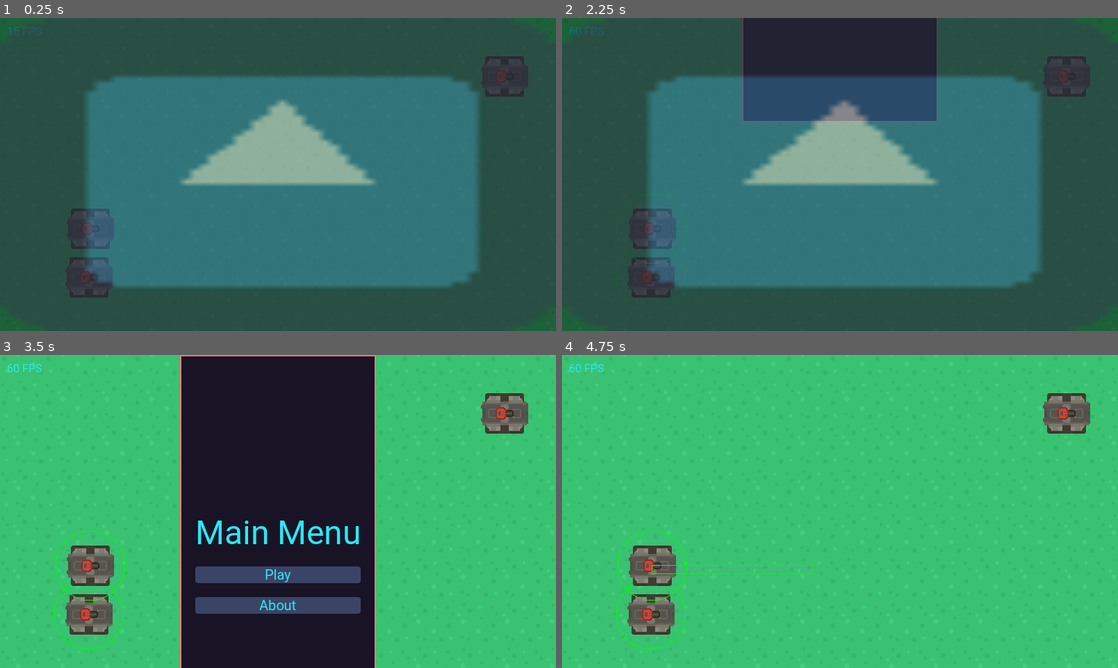
Above: before the commit, frames 1-4 (two rows, left to right).
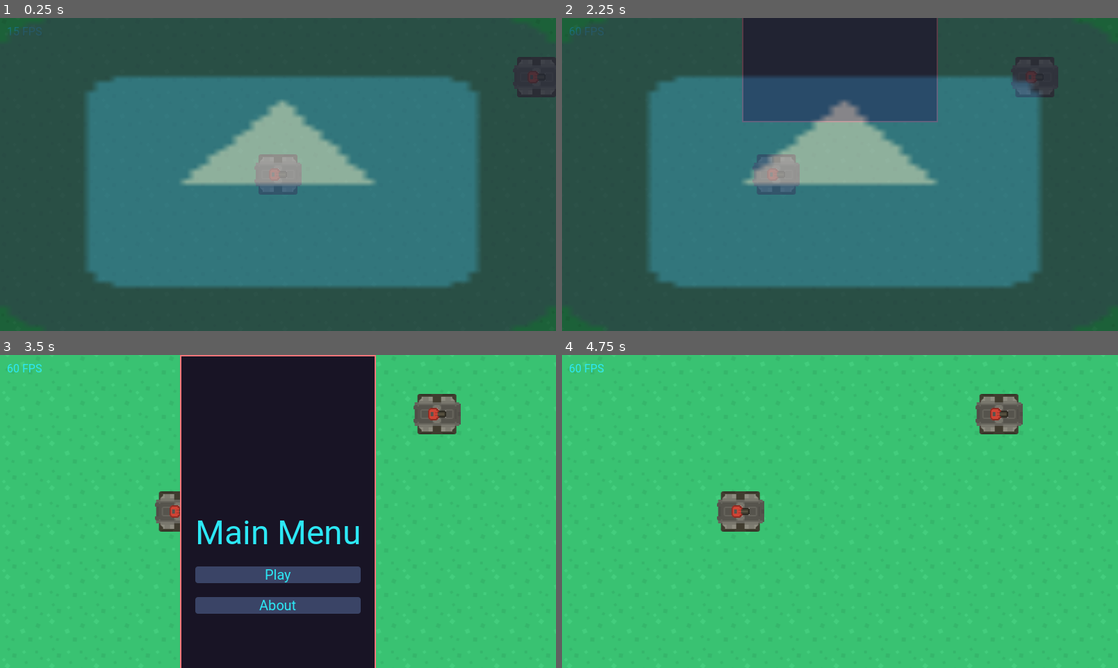
Above: after the commit, the same moments.

Repository: Bloodyaugust/rts-test
Game: Godot game, scene res://scenes/main.tscn
The game is run twice, just before and just after one commit, with the same random seed, the same clock (stepped at 60 frames per second) and the same inputs. The engine's default icon, where the game draws it, is replaced by a stand-in: a white triangle on a blue panel in a dark square.
Inputs (mouse positions are in pixels of both pictures, inside the frame that each line leads up to):
- Up to frame 1 (0.25 s): no input
- Up to frame 2 (2.25 s): tap Enter at 0.5, 2 s; move the mouse to (962, 158) at 0.52 s; press the mouse at (962, 158) at 0.53 s; hold Right (ui_right) 0.53-1.25 s; release the mouse at (962, 158) at 1.25 s; tap Space at 1.25 s; drag from (728, 190) to (650, 277) at 1.27 s; move the mouse to (895, 105) at 2.02 s; press the mouse at (895, 105) at 2.03 s; hold Right (ui_right) from 2.03 s (still down)
- Up to frame 3 (3.5 s): release Right (ui_right) at 2.75 s; release the mouse at (333, 442) at 2.75 s; click "Play" at 2.75 s
- Up to frame 4 (4.75 s): click "Play" at 3.5 s; drag from (812, 574) to (650, 564) at 4.27 s

The runs differ from the first frame. In frame 1, 2.7% of the frame differs, in the area x 11-100%, y 12-90%; in frame 2, 2.9%; in frame 3, 4.7%; in frame 4, 5.3%, in the area x 9-95%, y 12-94%.
Error after the commit: Invalid operands 'Vector2' and 'Nil' in operator '-'. (res://scripts/controllers/UnitController.gd:17)

Commit message:
Fix and clean unit selection code

Diff:
--- a/scenes/main.tscn
+++ b/scenes/main.tscn
@@ -140,8 +140,7 @@
 text = "Main Menu"
 
 [node name="BetterCam" parent="." instance=ExtResource("5")]
-key_movement = false
-mouse_drag = false
+zoom_min = 0.25
 zoom_max = 1.0
 
 [node name="TileMap" type="TileMap" parent="." groups=["map"]]
@@ -150,13 +149,20 @@
 layer_0/tile_data = PackedInt32Array(65536, 1, 0, 0, 1, 0, -131077, 1, 0, -65541, 1, 0, 65531, 1, 0, 131067, 1, 0, 1966 …(18753 unchanged characters)…
 
 [node name="Tank" parent="." instance=ExtResource("8_hq8jo")]
-position = Vector2(-272, 148)
+position = Vector2(-300, 438)
 
 [node name="Tank3" parent="." instance=ExtResource("8_hq8jo")]
-position = Vector2(-270, 78)
+position = Vector2(372, -140)
 
 [node name="Tank2" parent="." instance=ExtResource("8_hq8jo")]
-position = Vector2(326, -141)
+position = Vector2(340, 431)
+Team = 1
+
+[node name="Tank4" parent="." instance=ExtResource("8_hq8jo")]
+Team = 1
+
+[node name="Tank5" parent="." instance=ExtResource("8_hq8jo")]
+position = Vector2(-456, -250)
 Team = 1
 
 [node name="UnitController" type="Node2D" parent="."]
--- a/scripts/controllers/UnitController.gd
+++ b/scripts/controllers/UnitController.gd
@@ -3,49 +3,27 @@
 var _selection_box_start
 var _do_selection: bool = false
 
-var _test_time: float = 1.0
-
 func _draw():
   if _selection_box_start:
-    draw_rect(Rect2(_selection_box_start, get_global_mouse_position() - _selection_box_start).abs(), Color.GREEN, false, 1.0)
+    draw_rect(Rect2(_selection_box_start, get_global_mouse_position() - _selection_box_start).abs(), Color.GREEN, false, 4.0)
 
 func _physics_process(delta):
-  _test_time -= delta
-  if _test_time <= 0.0:
-    var _physics: PhysicsDirectSpaceState2D = get_world_2d().get_direct_space_state()
-    var _shape_query_params: PhysicsShapeQueryParameters2D = PhysicsShapeQueryParameters2D.new()
-    var _selection_rectangle: RectangleShape2D = RectangleShape2D.new()
-    var _temp_rect = Rect2(Vector2(-300.0, 0.0), Vector2(300.0, 300.0))
-    _selection_rectangle.size = _temp_rect.size
-    _shape_query_params.shape = _selection_rectangle
-    _shape_query_params.transform = _shape_query_params.transform.translated(_temp_rect.position)
-    print("Transform: ", _shape_query_params.transform)
+ if _do_selection:
+   var _mouse_position: Vector2 = get_global_mouse_position()
+   var _physics: PhysicsDirectSpaceState2D = get_world_2d().get_direct_space_state()
+   var _shape_query_params: PhysicsShapeQueryParameters2D = PhysicsShapeQueryParameters2D.new()
 
-    var _query_results = _physics.intersect_shape(_shape_query_params, 4096).map(func(dict): return dict["collider"])
-    _selection_box_start = null
-    _do_selection = false
+   var _selection_rect: RectangleShape2D = RectangleShape2D.new()
+   var _temp_rect = Rect2(_selection_box_start, get_global_mouse_position() - _selection_box_start).abs()
+   _selection_rect.size = _temp_rect.size
+   _shape_query_params.shape = _selection_rect
+   _shape_query_params.transform = Transform2D(0.0, _temp_rect.get_center())
 
-    Store.set_state("unit_selection", _query_results)
-    _test_time = 1.0
-#  if _do_selection:
-#    var _units: Array[Node] = get_tree().get_nodes_in_group("units")
-#    var _mouse_position: Vector2 = get_global_mouse_position()
-#    var _physics: PhysicsDirectSpaceState2D = get_world_2d().get_direct_space_state()
-#    var _point_query_params: PhysicsPointQueryParameters2D = PhysicsPointQueryParameters2D.new()
-#    var _shape_query_params: PhysicsShapeQueryParameters2D = PhysicsShapeQueryParameters2D.new()
-#
-#    _point_query_params.position = _mouse_position
-#    var _selection_rectangle: RectangleShape2D = RectangleShape2D.new()
-#    var _temp_rect = Rect2(_selection_box_start, get_global_mouse_position() - _selection_box_start).abs()
-#    _selection_rectangle.size = _temp_rect.size
-#    _shape_query_params.shape = _selection_rectangle
-#    _shape_query_params.transform = _shape_query_params.transform.translated(_temp_rect.position)
-#
-#    var _query_results = _physics.intersect_shape(_shape_query_params, 4096).map(func(dict): return dict["collider"])
-#    _selection_box_start = null
-#    _do_selection = false
-#
-#    Store.set_state("unit_selection", _query_results)
+   var _query_results = _physics.intersect_shape(_shape_query_params, 4096).map(func(dict): return dict["collider"])
+   _selection_box_start = null
+   _do_selection = false
+
+   Store.set_state("unit_selection", _query_results)
 
 func _process(delta):
   queue_redraw()
